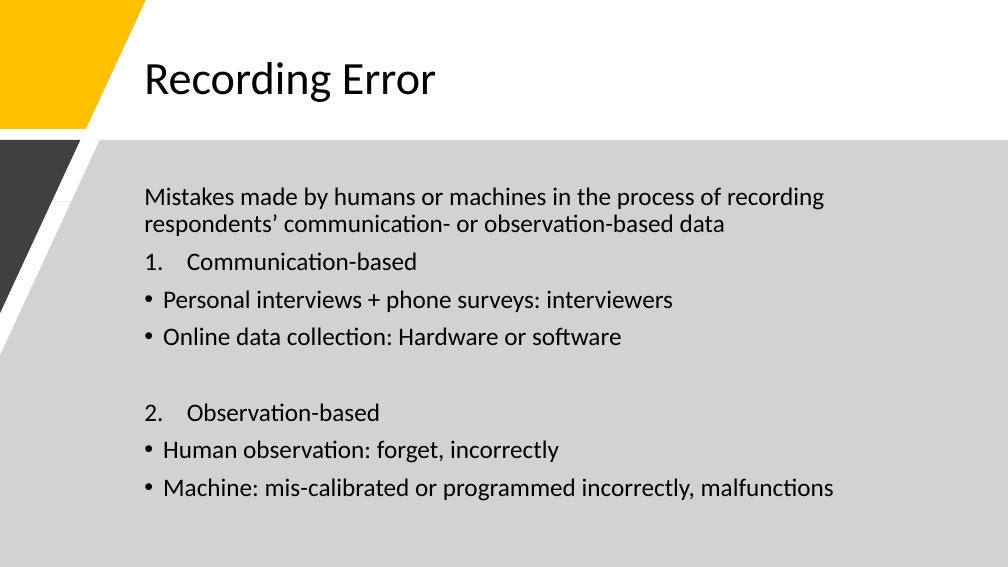
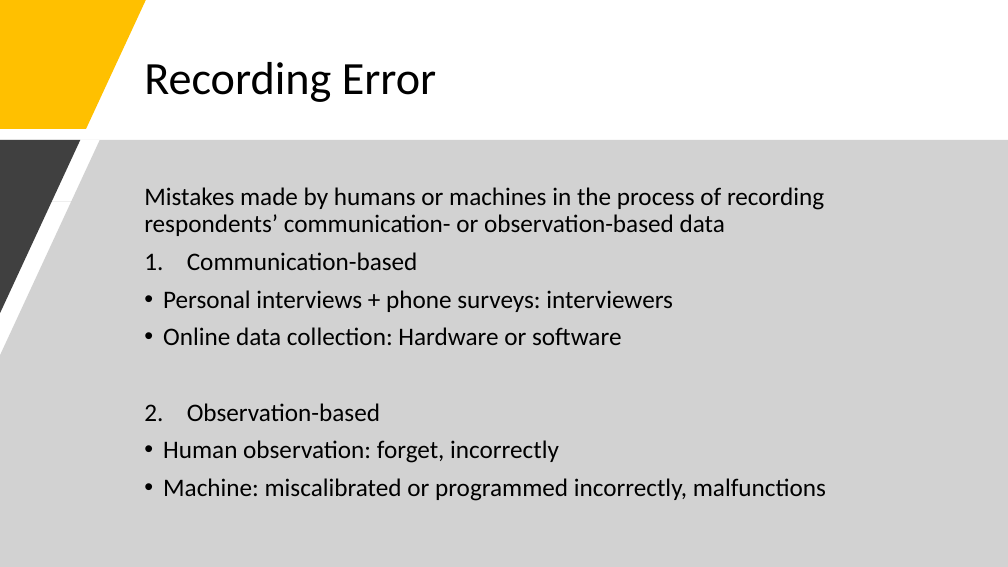
Before and after one commit to mikenguyen13/mar4050_S23_2, a slide deck: slide 21 of lectures/7/Developing the sampling plan.pptx. Drawn at 1008x567 pixels with LibreOffice and Linux fonts; fonts in the diff are those of the drawing. Boxes give left, top, right and bottom in pixels: in the first picture for what was removed or moved away, otherwise in the second. Text is boxed around its words. In the diff, an @@ line names an element or a change of style, - is before the commit and + after.

```diff
--- a/lectures/7/Developing the sampling plan.pptx
+++ b/lectures/7/Developing the sampling plan.pptx
@@ text at bbox=[163, 478, 826, 501]: text changed @@
-• Machine: mis-calibrated or programmed incorrectly, malfunctions
+• Machine: miscalibrated or programmed incorrectly, malfunctions
```
Also in this commit, not shown: 5 other slides changed.
